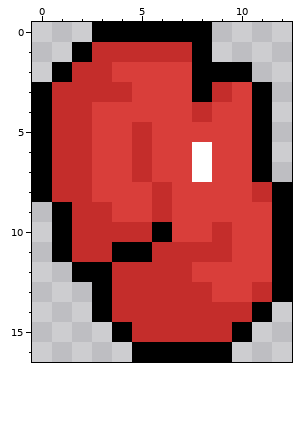
File history of a pixel-art sprite, Content/graphics/ui/heart_1.png. Above: the version before the commit.
The file is 13x17 pixels.
After the commit:
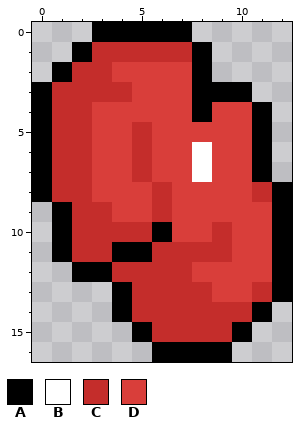
Palette (. is transparent): A #000000  B #ffffff  C #c42d2b  D #d93e3a
Change:
y 0: x 8 A -> .
y 2: x 9..10 AA -> ..
y 3: x 9..11 CDA -> AA.
y 4: x 8 C -> A
y 13..14: x 3..4 AC -> .A
y 15: x 4..5 AC -> .A
y 16: x 5 A -> .
